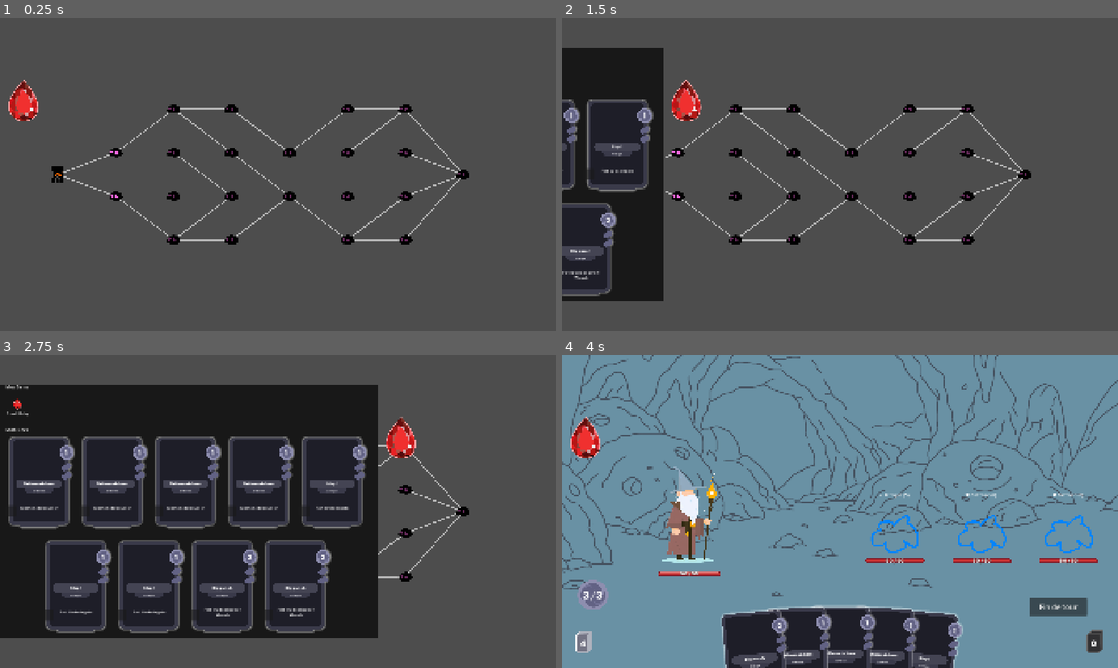
Above: before the commit, frames 1-4 (two rows, left to right).
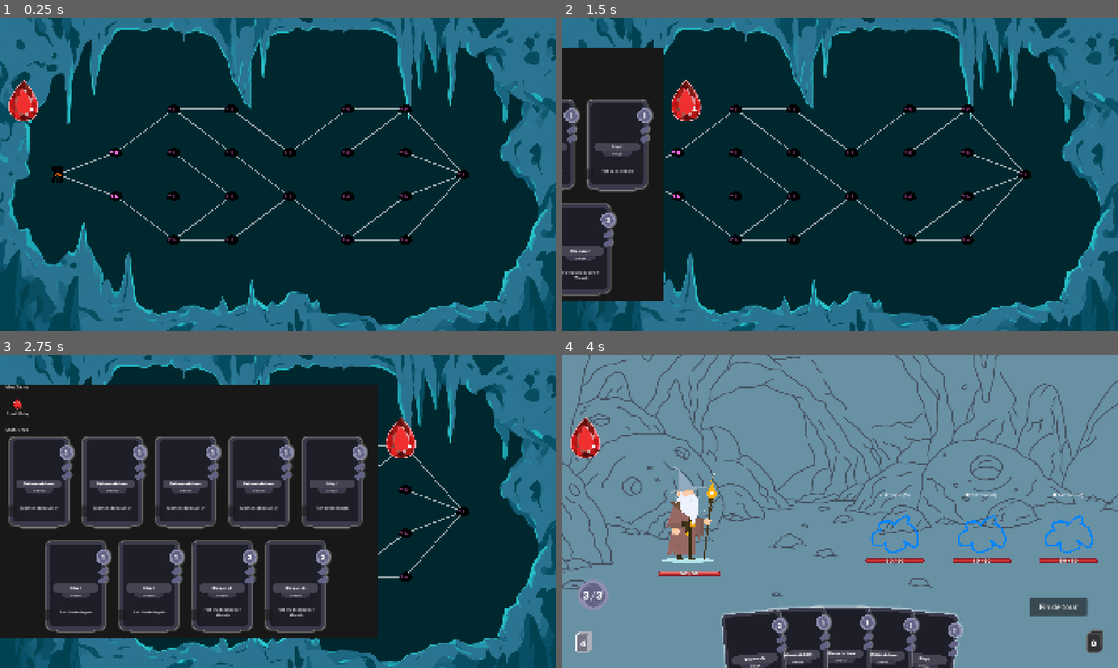
Above: after the commit, the same moments.

Repository: Elehos/jeu_de_bouboules
Game: Godot game, scene res://scenes/map/MapView.tscn
Two runs of this game, one before a commit and one after it. Both use one fixed random seed, a clock stepped at 60 frames per second and the inputs below.
Inputs (mouse positions are in pixels of both pictures, inside the frame that each line leads up to):
- Up to frame 1 (0.25 s): no input
- Up to frame 2 (1.5 s): click (584, 99) at 0.5 s; click (962, 99) at 1.25 s
- Up to frame 3 (2.75 s): click (22, 436) at 2 s
- Up to frame 4 (4 s): tap Enter at 2.75 s; drag from (617, 511) to (734, 445) at 2.77 s; tap Space at 3.5 s; drag from (678, 489) to (734, 577) at 3.52 s

The runs differ from the first frame. In frame 1, 98% of the frame differs, in the area x 0-100%, y 0-100%; in frame 2, 84%; in frame 3, 44%; in frame 4, nothing differs.

Commit message:
désactivation modif gems en combat + background map

Diff:
--- a/scenes/map/MapView.tscn
+++ b/scenes/map/MapView.tscn
@@ -6,6 +6,7 @@
 [ext_resource type="Resource" uid="uid://bomdgafd46m8f" path="res://ressoucesCards/defenseCard.tres" id="4_3ulgv"]
 [ext_resource type="Resource" uid="uid://si2lgkydtdkd" path="res://ressoucesCards/attackCard.tres" id="5_porwx"]
 [ext_resource type="Resource" uid="uid://64tt2oeikj55" path="res://ressoucesCards/superAttackCard.tres" id="6_fejxw"]
+[ext_resource type="Texture2D" uid="uid://mlek7a58fwdx" path="res://assets/backgrounds/background_map.png" id="7_ksfdk"]
 [ext_resource type="PackedScene" uid="uid://dljbij33aq0sy" path="res://scenes/gems/gem_inventory.tscn" id="7_y4mpu"]
 [ext_resource type="Script" uid="uid://b6itj8dvr5ww8" path="res://script/gems/GemBag.gd" id="8_ksfdk"]
 [ext_resource type="PackedScene" uid="uid://d0tb3k3iwaipx" path="res://scenes/gems/gem_icon.tscn" id="9_7k8nd"]
@@ -20,6 +21,10 @@
 script = ExtResource("1_xnhjo")
 map_node_scene = ExtResource("2_jev2o")
 starting_deck = Array[ExtResource("3_e2qlp")]([ExtResource("4_3ulgv"), ExtResource("4_3ulgv"), ExtResource("4_3ulgv"), ExtResource("4_3ulgv"), ExtResource("5_porwx"), ExtResource("5_porwx"), ExtResource("5_porwx"), ExtResource("6_fejxw"), ExtResource("6_fejxw")])
+
+[node name="Background" type="Sprite2D" parent="." unique_id=1467989241]
+position = Vector2(960, 540)
+texture = ExtResource("7_ksfdk")
 
 [node name="NodesContainer" type="Node2D" parent="." unique_id=64763309]
 
--- a/script/combat/CombatManager.gd
+++ b/script/combat/CombatManager.gd
@@ -42,6 +42,7 @@
 
 
 func _ready() -> void:
+	GemInventory.gems_locked = true
 	CombatEvents.damage_taken.connect(_on_damage_taken)
 	current_encounter = possible_encounters.pick_random()
 	print("Combat choisi : ", current_encounter.encounter_name)
--- a/script/gems/GemIcon.gd
+++ b/script/gems/GemIcon.gd
@@ -15,6 +15,9 @@
 		icon.texture = gem_data.icon
 
 func _get_drag_data(_at_position: Vector2) -> Variant:
+	if GemInventory.gems_locked:
+		return null
+
 	var preview := TextureRect.new()
 	preview.texture = gem_data.icon
 	preview.custom_minimum_size = Vector2(50, 50)
--- a/script/gems/GemInventory.gd
+++ b/script/gems/GemInventory.gd
@@ -1,5 +1,6 @@
 extends Node
 
 @export var owned_gems: Array[GemData] = []
+var gems_locked: bool = false
 
 signal gems_changed
--- a/script/gems/GemSlot.gd
+++ b/script/gems/GemSlot.gd
@@ -39,6 +39,9 @@
 	draw_line(Vector2(size.x, 0), Vector2(0, size.y), FORBIDDEN_COLOR, FORBIDDEN_WIDTH)
 
 func _can_drop_data(_at_position: Vector2, data) -> bool:
+	if GemInventory.gems_locked:
+		return false
+
 	if typeof(data) != TYPE_DICTIONARY or not data.has("gem_data"):
 		return false
 
@@ -64,6 +67,9 @@
 	CombatEvents.gem_equip_changed.emit()
 
 func _get_drag_data(_at_position: Vector2) -> Variant:
+	if GemInventory.gems_locked:
+		return null
+
 	if not card_data or not card_data.equipped_gem:
 		return null
 
--- a/script/map/MapView.gd
+++ b/script/map/MapView.gd
@@ -76,6 +76,7 @@
 	get_tree().change_scene_to_file("res://scenes/combat/Combat.tscn")
 
 func _ready() -> void:
+	GemInventory.gems_locked = false
 	gem_bag_button.pressed.connect(gem_bag_panel.toggle)
 	if not RunManager.map_generated:
 		RunManager.start_new_run(8, starting_deck)
Binary file added: assets/backgrounds/background_map.png
Not shown, added: assets/backgrounds/background_map.png.import
